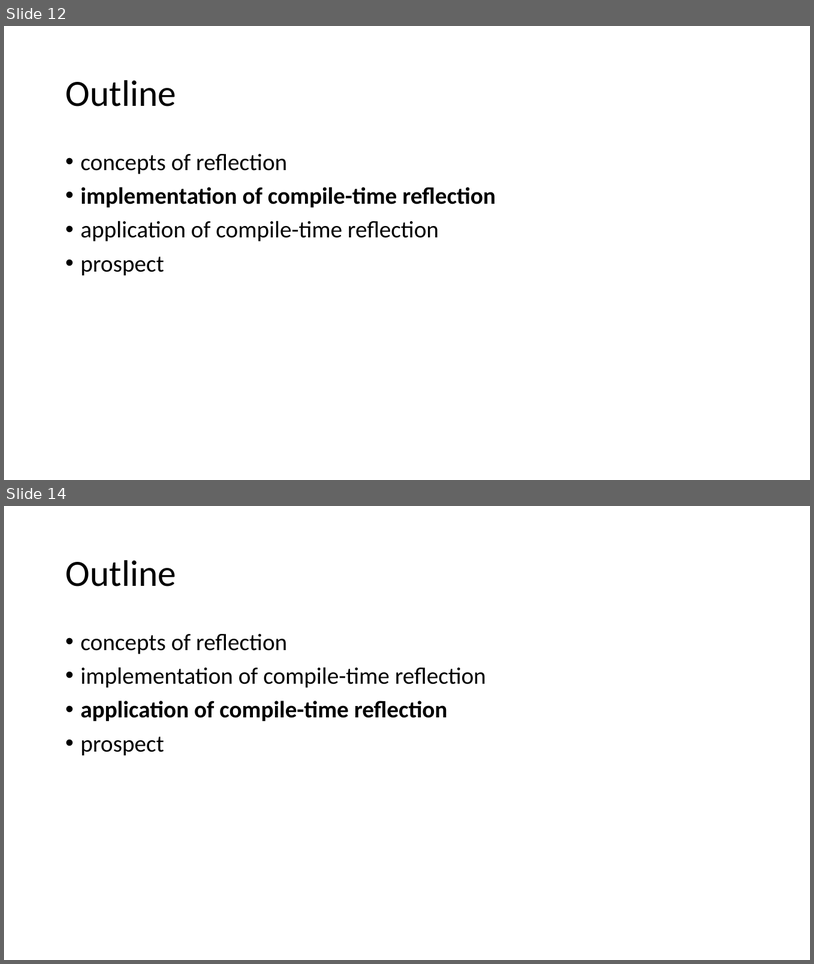
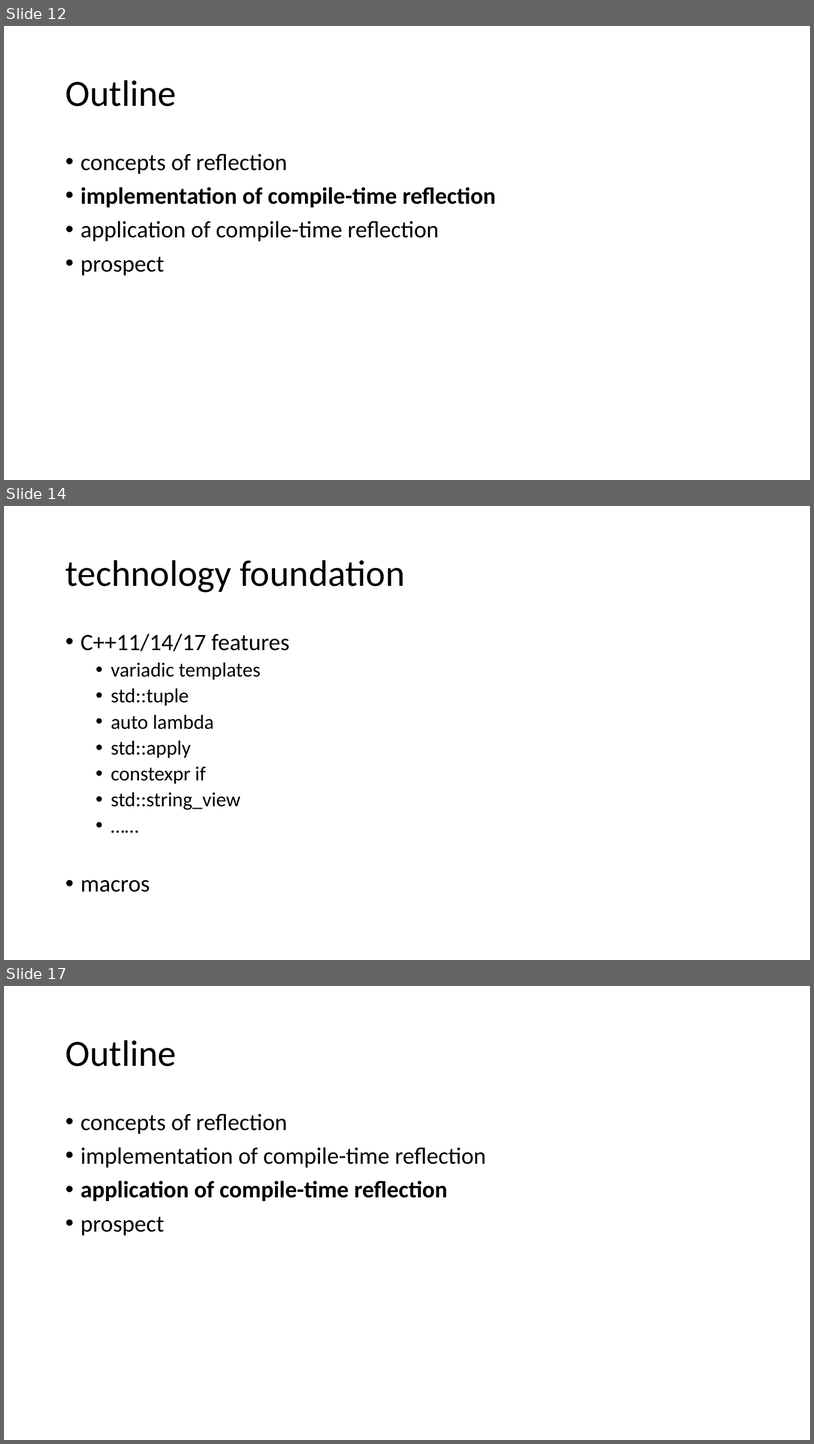
Before and after one commit to qicosmos/cppcon2017, a slide deck: cppcon2017.pptx. Shown one above the other, each under a label of ours: slides 12 and 14 before the commit, slides 12, 14 and 17 after it; the slides between them are not shown. The pictures are 814x964 and 814x1444 pixels, drawn with LibreOffice and Linux fonts; fonts in the diff are those of the drawing. Boxes give left, top, right and bottom in pixels: in the first picture for what was removed or moved away, otherwise in the second. Text is boxed around its words. In the diff, an @@ line names an element or a change of style, - is before the commit and + after.

```diff
--- a/cppcon2017.pptx
+++ b/cppcon2017.pptx
@@ slide 14 added at <box>4,506,810,960</box>, background #FFFFFF @@
@@ title added at <box>65,560,405,592</box>, 44 pt, text #000000 @@
+technology foundation
@@ text added at <box>81,633,290,892</box>, 24 pt, text #000000 @@
+• C++11/14/17 features
+  • variadic templates
+  • std::tuple
+  • auto lambda
+  • std::apply
+  • constexpr if
+  • std::string_view
+  • ……
+  • macros
@@ what was slide 14 is now slide 17 @@
```
Also in this commit, not shown: 2 slides changed, 2 other slides added.
